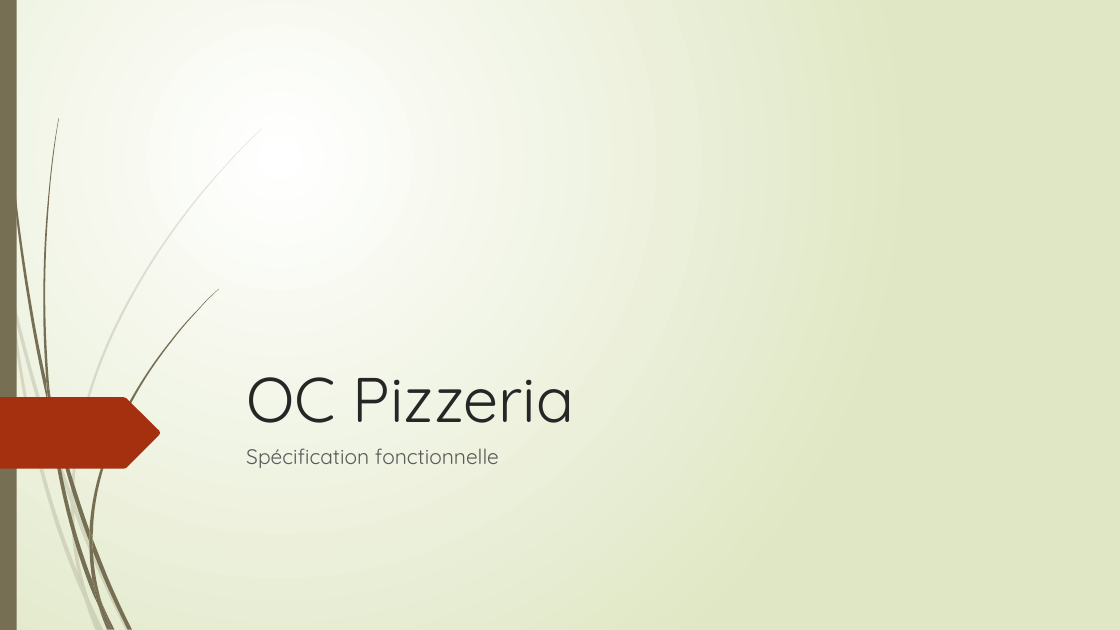
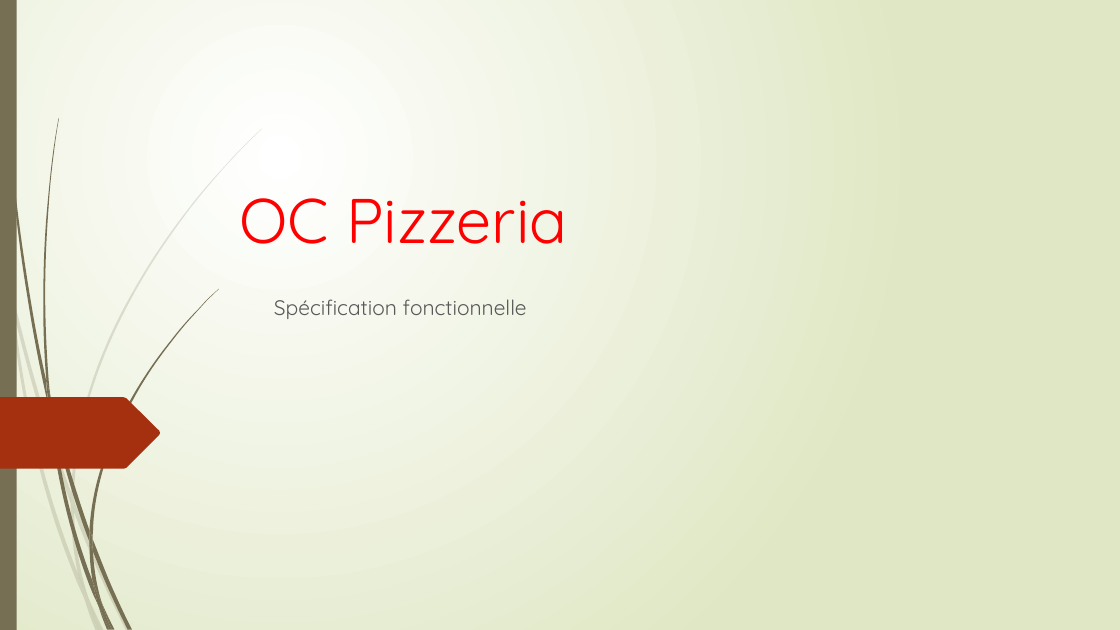
Before and after one commit to enyo10/Project4, a slide deck: slide 1 of OC Pizzeria.pptx. Drawn at 1120x630 pixels with LibreOffice and Linux fonts; fonts in the diff are those of the drawing. Boxes give left, top, right and bottom in pixels: in the first picture for what was removed or moved away, otherwise in the second. Text is boxed around its words. In the diff, an @@ line names an element or a change of style, - is before the commit and + after.

```diff
--- a/OC Pizzeria.pptx
+++ b/OC Pizzeria.pptx
@@ title "OC Pizzeria": place and size @@
-title "OC Pizzeria" at bbox=[246, 377, 574, 423]
+title "OC Pizzeria" at bbox=[240, 198, 567, 244]
@@ title "OC Pizzeria" at bbox=[240, 198, 567, 244]: text colour #262626 to #FF0000 @@
@@ subtitle "Spécification fonctionnelle": place and size @@
-subtitle "Spécification fonctionnelle" at bbox=[246, 448, 499, 468]
+subtitle "Spécification fonctionnelle" at bbox=[274, 299, 527, 319]
```
Also in this commit, not shown: 6 other slides changed, 1 slide added, 2 slides removed, 7 other files.
